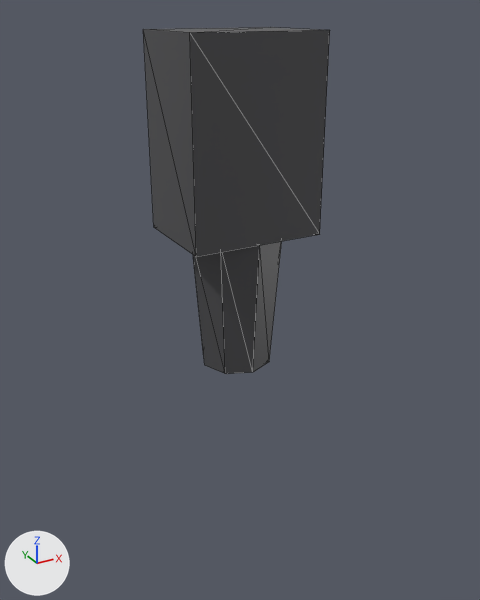
Renders of the glTF model frontend/public/3d/boot-rj45.glb from each side of a commit.
One viewpoint serves both versions: a 50 mm lens placed at (-0.0265, -0.0489, 0.0015), pointed at (0.0011, 0.0012, -0.0236). The lights are fixed; the arrows at lower left show +X, +Y and +Z. The picture after the commit comes second. Mesh edges are drawn as thin lines. Vertices at exactly the same position are counted once.

The first picture shows 'rj45-connector'.
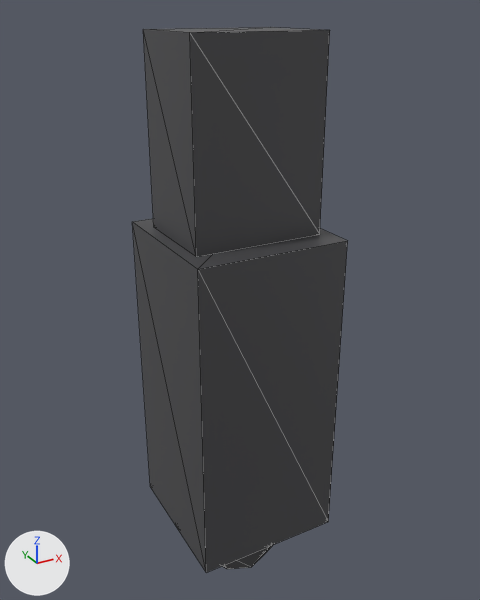
What differs and where, as boxes (x1, y1, x2, y2) in the pictures (480 x 600 px):
'rj45-connector', reshaped (15% wider, 57% taller)
    before: (143, 27, 330, 374)
    after: (132, 27, 347, 573)
part 1 of me_cube, added
    after: (223, 545, 273, 569)
part 2 of me_cube, built on
    before: (193, 241, 282, 374)
    after: (132, 219, 347, 573)

The edits, one by one:
me_cube is used by ob_rj45_connector; location (0.0, 0.0, 0.0).
me_cube had 32 vertices, 52 faces and spanned x -0.0058..0.0058, y -0.0044..0.0081, z -0.0288..0.0.
me_cube now has 40 vertices, 64 faces and spans x -0.0069..0.0069, y -0.0069..0.0081, z -0.0522..0.0.
me_cube part 1: a new loose piece, an 8-sided cut cone along z (radius 0.0033 at the low end, 0.0069 at the high end) spanning x -0.0069..0.0069, y -0.0069..0.0069, z -0.0522..-0.0462, in mat_rj45_housing (dark grey #4b4b4d).
Part 2, on me_cube:
15 vertices are removed from x -0.0042..0.0042, y -0.0042..0.0042, z -0.0288..-0.0163.
28 faces are deleted.
1 vertex moves from x 0.003, y 0.003, z -0.0163 to x -0.0069, y 0.0069, z -0.0162.
7 vertices are added at x -0.0069..0.0069, y -0.0069..0.0069, z -0.0462..-0.0162.
12 new faces join them.
